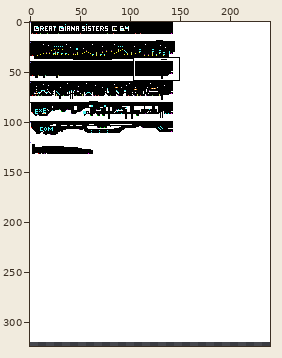
File history of a sprite sheet, android/assets/data/levels.png. The picture above shows the old version from afar; the outline marks the close-up.
Close-up. Earlier state:
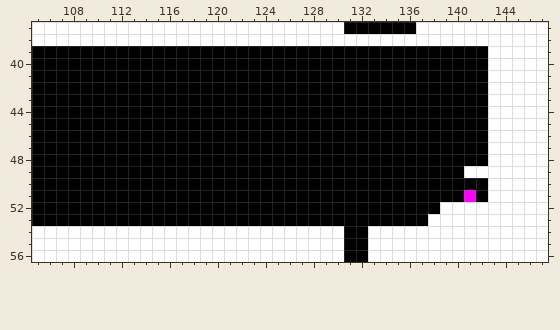
The file is 240x400 pixels. Colours within 5 levels of each other are drawn and written as one. Shown: x 105..147, y 37..56. The wide view leaves out empty margins. The commit also changed other parts of the picture, which this record leaves out.
Now the later version:
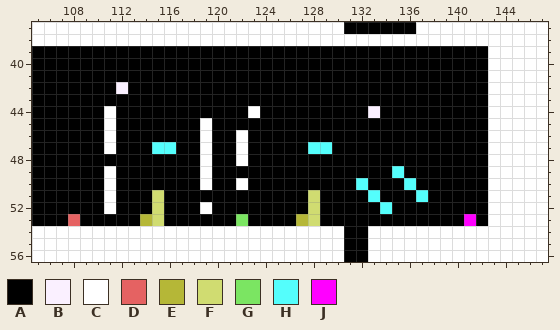
Palette (. is transparent): A #000000  B #faf0ff  C #ffffff  D #e56262  E #b5b737  F #d0dc71  G #7be562  H #54fefc  J #ff00ff
Change:
Changed rows in their new state; - is an unchanged pixel.
first column x 108:
42 ----B------------------------------
44 ---C-----------C---------B---------
45 ---C-------C-----------------------
46 ---C-------C--C--------------------
47 ---C---HH--C--C-----HH-------------
48 -----------C--C--------------------
49 ---C-------C---------------H-----AA
50 ---C-------C--C---------H---H------
51 ---C---F------------F----H---H---A-
52 ---C---F---C--------F-----H----AAAA
53 D-----EF------G----EF---------AAAJA
